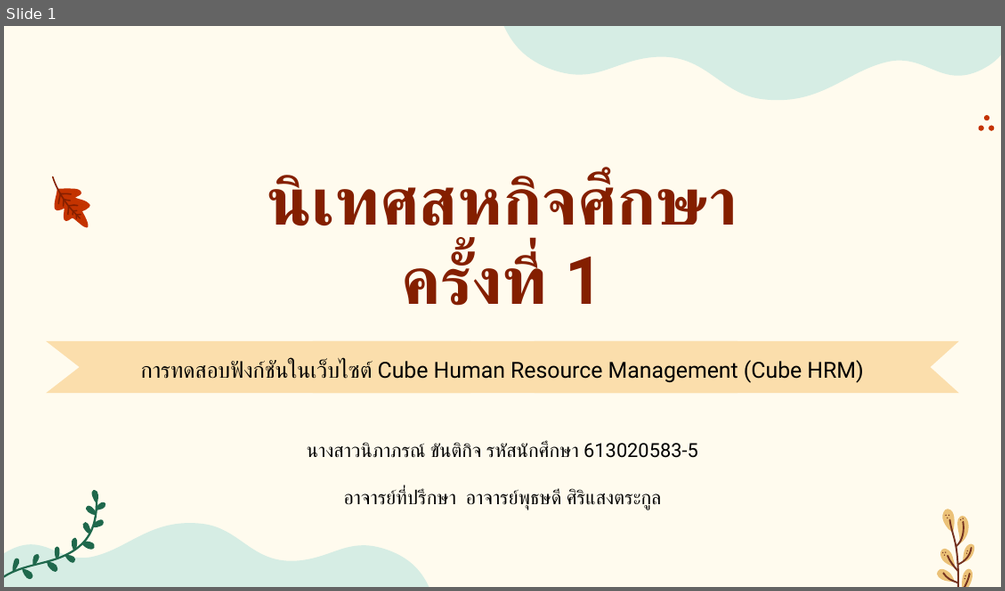
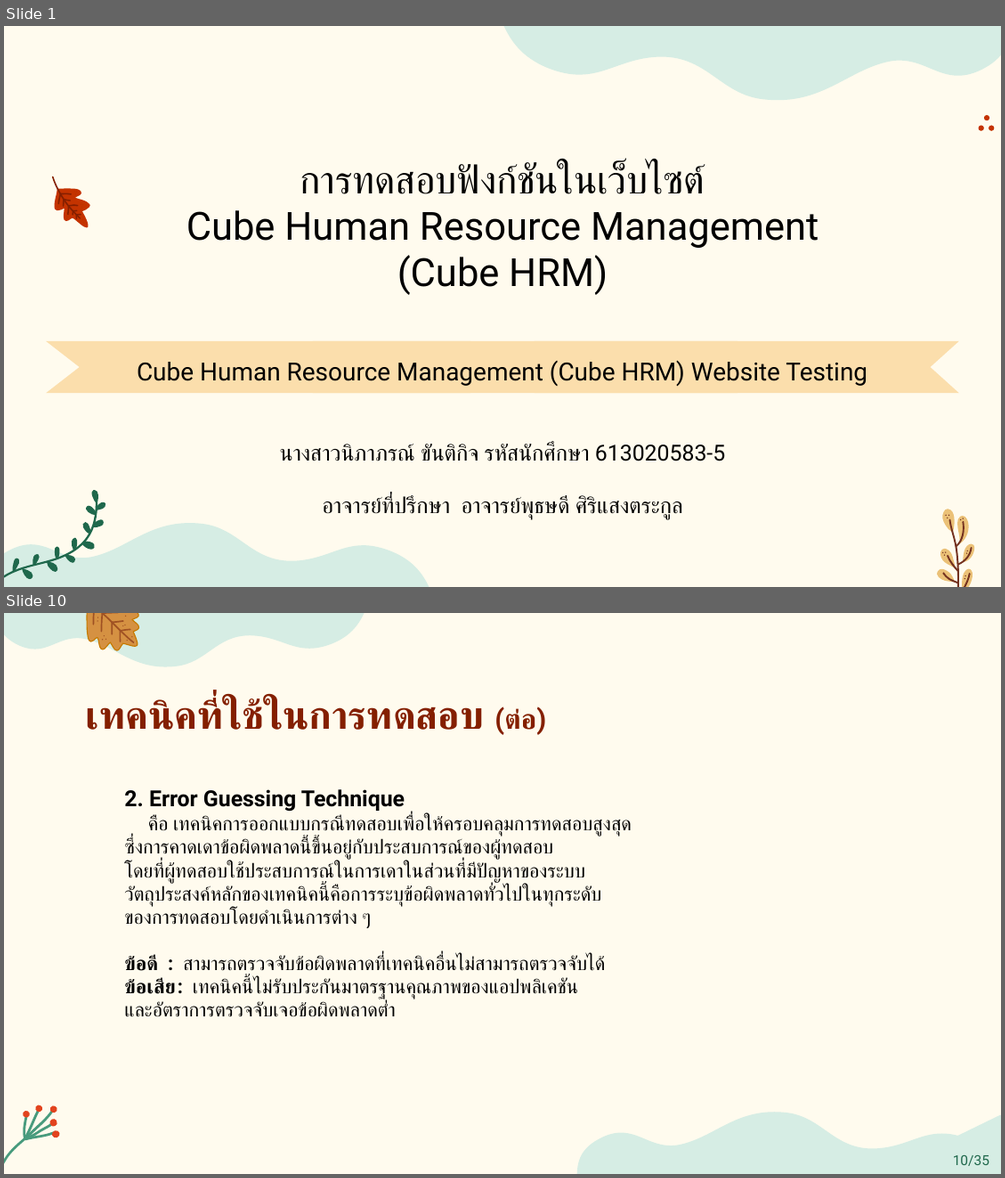
Before and after one commit to kh-nipaphorn/CubeSoftTech_WorkingSpace, a slide deck: Final Present/presentation_Nipaphorn_613020583-5 .pptx. Shown one above the other, each under a label of ours: slide 1 before the commit, slides 1 and 10 after it; the slides between them are not shown. The pictures are 1005x591 and 1005x1178 pixels, drawn with LibreOffice and Linux fonts; fonts in the diff are those of the drawing. Boxes give left, top, right and bottom in pixels: in the first picture for what was removed or moved away, otherwise in the second. Text is boxed around its words. In the diff, an @@ line names an element or a change of style, - is before the commit and + after.

```diff
--- a/Final Present/presentation_Nipaphorn_613020583-5 .pptx
+++ b/Final Present/presentation_Nipaphorn_613020583-5 .pptx
@@ slide 10 added at <box>4,613,1001,1174</box>, background #FFFBEE @@
@@ freeform shape added at <box>4,613,364,666</box>, fill #D6EDE4 @@
@@ group added at <box>86,613,140,651</box>: 16 freeform shapes @@
@@ text added at <box>86,699,546,735</box>, 28 pt, text #841F00, bold @@
+เทคนิคที่ใช้ในการทดสอบ (ต่อ)
@@ text added at <box>124,789,631,1017</box>, 14 pt, text #000000 @@
+2. Error Guessing Technique
+คือ เทคนิคการออกแบบกรณีทดสอบเพื่อให้ครอบคลุมการทดสอบสูงสุด
+ซึ่งการคาดเดาข้อผิดพลาดนี้ขึ้นอยู่กับประสบการณ์ของผู้ทดสอบ
+โดยที่ผู้ทดสอบใช้ประสบการณ์ในการเดาในส่วนที่มีปัญหาของระบบ
+วัตถุประสงค์หลักของเทคนิคนี้คือการระบุข้อผิดพลาดทั่วไปในทุกระดับ
+ของการทดสอบโดยดำเนินการต่าง ๆ
+ข้อดี : สามารถตรวจจับข้อผิดพลาดที่เทคนิคอื่นไม่สามารถตรวจจับได้
+ข้อเสีย : เทคนิคนี้ไม่รับประกันมาตรฐานคุณภาพของแอปพลิเคชัน
+และอัตราการตรวจจับเจอข้อผิดพลาดต่ำ
@@ group added at <box>4,1097,61,1174</box>: 9 freeform shapes @@
@@ freeform shape added at <box>577,1111,1001,1174</box>, fill #D6EDE4 @@
@@ triangle added at <box>882,1117,1001,1174</box>, fill #D6EDE4, outline #D6EDE4 2 pt, 10 pt, text #1F684C @@
+10/35
@@ slide 1 changed as well @@
@@ title "การทดสอบฟังก์ชันในเว็บไซต์ Cube Human Resource Management ..." at <box>186,163,818,295</box>: vertical alignment bottom to middle @@
@@ title at <box>186,163,818,295</box>: text changed; size 48 to 28 pt; text colour #841F00 to #000000; bold off @@
-นิเทศสหกิจศึกษา
-ครั้งที่ 1
+การทดสอบฟังก์ชันในเว็บไซต์
+Cube Human Resource Management (Cube HRM)
@@ subtitle at <box>137,360,867,386</box>: text changed; size 16 to 18 pt @@
-การทดสอบฟังก์ชันในเว็บไซต์ Cube Human Resource Management (Cube HRM)
+Cube Human Resource Management (Cube HRM) Website Testing
@@ text "นางสาวนิภาภรณ์ ขันติกิจ รหัสนักศึกษา 613020583-5": place and size @@
-text "นางสาวนิภาภรณ์ ขันติกิจ รหัสนักศึกษา 613020583-5" at <box>307,442,698,510</box>
+text "นางสาวนิภาภรณ์ ขันติกิจ รหัสนักศึกษา 613020583-5" at <box>280,443,725,519</box>
@@ text "นางสาวนิภาภรณ์ ขันติกิจ รหัสนักศึกษา 613020583-5" at <box>280,443,725,519</box>: size 14 to 16 pt @@
```
Also in this commit, not shown: 5 other slides changed, 30 other slides added, 7 slides removed, 19 other files.
